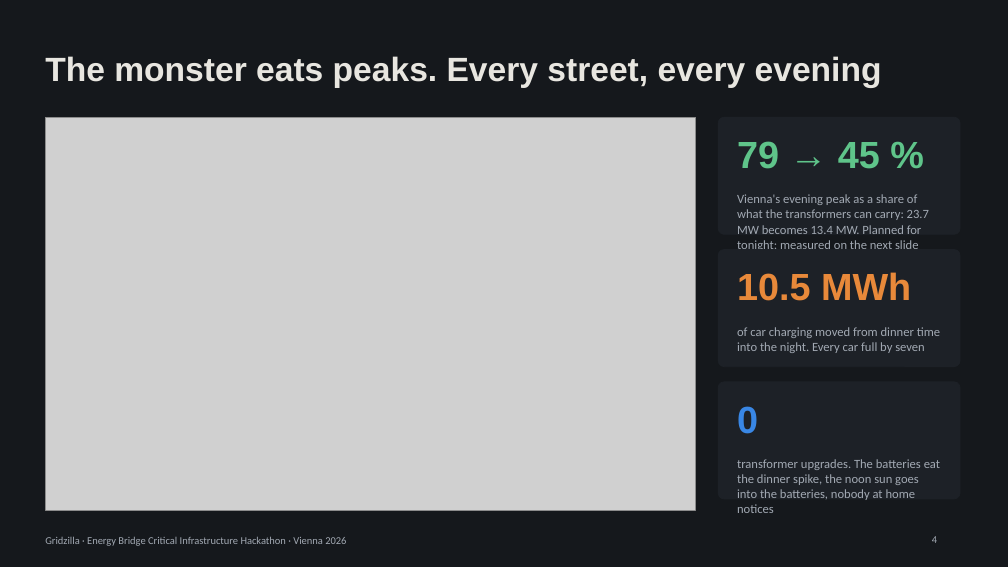
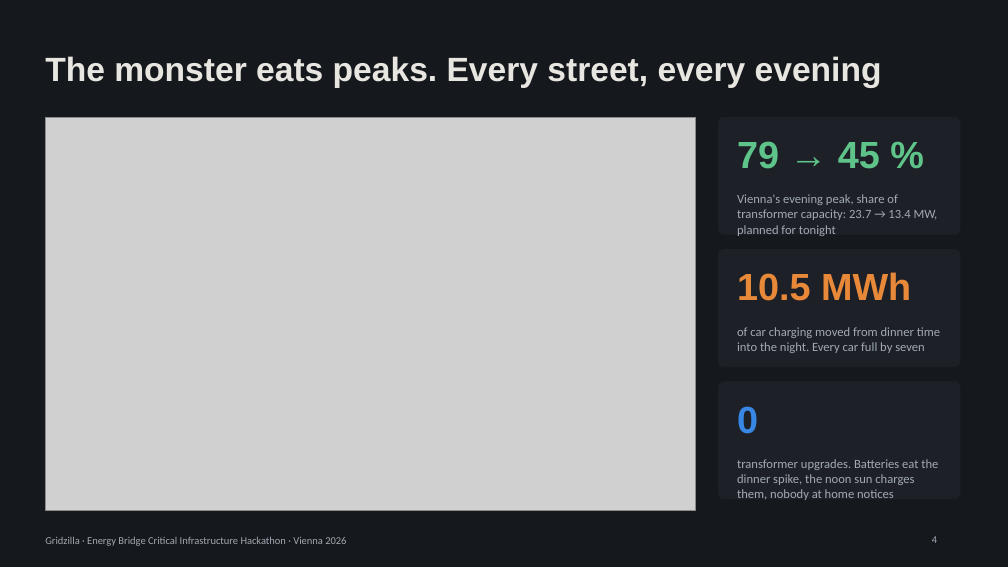
Before and after one commit to mathewstars/Gridzilla, a slide deck: slide 4 of docs/Gridzilla-pitch.pptx. Drawn at 1008x567 pixels with LibreOffice and Linux fonts; fonts in the diff are those of the drawing; grey boxes stand for pictures. Boxes give left, top, right and bottom in pixels: in the first picture for what was removed or moved away, otherwise in the second. Text is boxed around its words. In the diff, an @@ line names an element or a change of style, - is before the commit and + after.

```diff
--- a/docs/Gridzilla-pitch.pptx
+++ b/docs/Gridzilla-pitch.pptx
@@ text at (737,194,938,236): text changed @@
-Vienna's evening peak as a share of what the transformers can carry: 23.7 MW becomes 13.4 MW. Planned for tonight; measured on the next slide
+Vienna's evening peak, share of transformer capacity: 23.7 → 13.4 MW, planned for tonight
@@ text at (737,459,938,500): text changed @@
-transformer upgrades. The batteries eat the dinner spike, the noon sun goes into the batteries, nobody at home notices
+transformer upgrades. Batteries eat the dinner spike, the noon sun charges them, nobody at home notices
```
Also in this commit, not shown: 1 other file.
